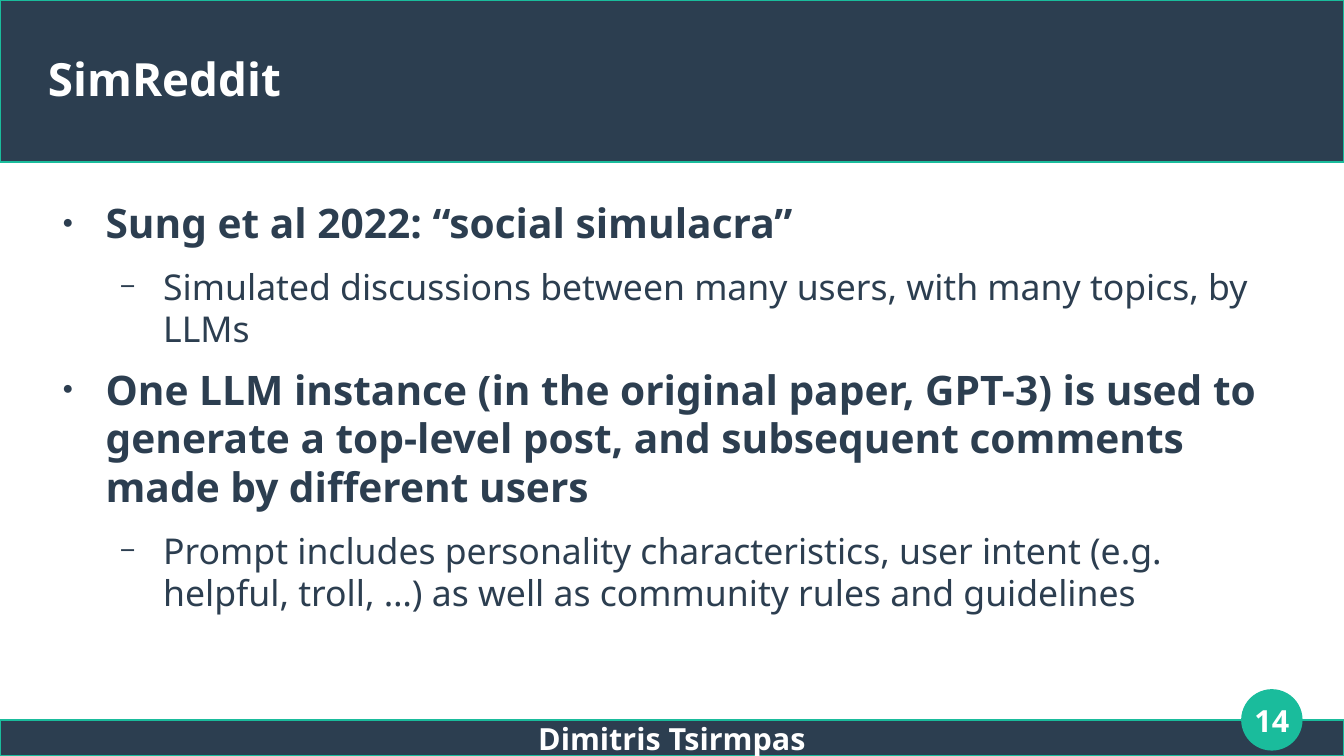
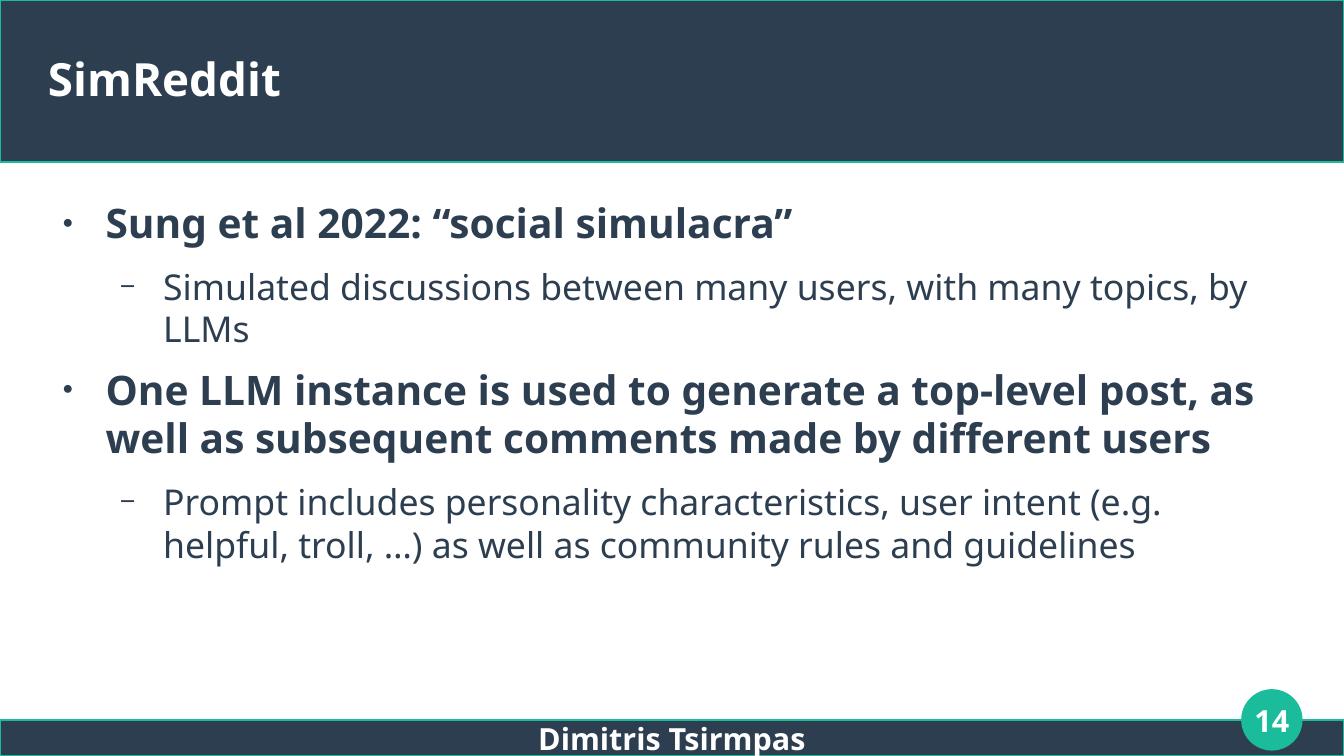
Before and after one commit to dimits-ts/llm_moderation_research, a slide deck: slide 14 of presentations/thesis.odp. Drawn at 1344x756 pixels with LibreOffice and Linux fonts; fonts in the diff are those of the drawing. Boxes give left, top, right and bottom in pixels: in the first picture for what was removed or moved away, otherwise in the second. Text is boxed around its words. In the diff, an @@ line names an element or a change of style, - is before the commit and + after.

Commit message:
add new presentation (needs sources)

```diff
--- a/presentations/thesis.odp
+++ b/presentations/thesis.odp
@@ text at (106,374,1255,463): text changed @@
-● One LLM instance (in the original paper, GPT-3) is used to generate a top-level post, and subsequent comments made by different users
+● One LLM instance is used to generate a top-level post, as well as subsequent comments made by different users
```
Also in this commit, not shown: 1 other file.
